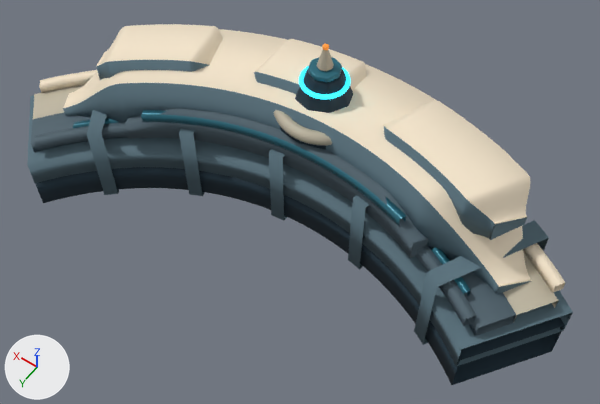
Before and after pictures for a commit that changed the glTF model space-battleship/assets/planets/facilities_v9/auto_explore.glb.
Before and after are seen from a camera (50 mm lens) standing at (-3.28, 4.67, 7.73) and looking at (-0.12, 0.25, 0.79). Arrows for +X, +Y and +Z are at lower left; the lights stay in place. The first picture is the older version. Where no turn or scale is listed for an object, it has been applied to the vertices.

Names of what the first picture shows: 'Crescent radial compression rib.003', 'Curved continuous observation glazing', 'Curved inhabited main pressure body', 'Curved inner observation gallery', 'Inboard dark pressure gallery.001', 'Stepped inhabited roof bay', 'Stepped inhabited roof bay.001', 'Stepped inhabited roof bay.002', 'Upper crescent deep pressure keel.001', 'Upper crescent faceted armor.001', 'Upper crescent recessed pressure gallery.001', 'Upper crescent slate flank.001' and 13 more.
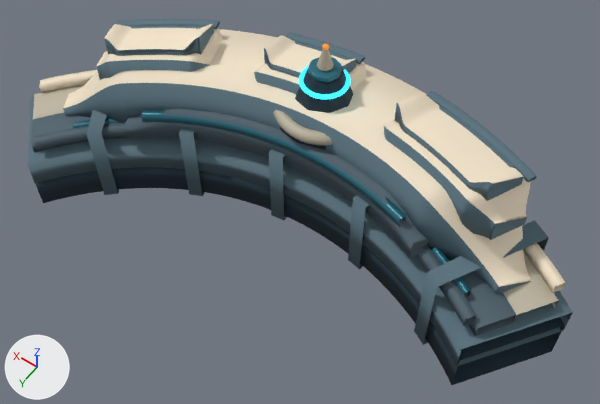
What differs and where, as boxes (x1, y1, x2, y2) in the pictures (600 x 404 px):
'Inset faceted habitation roof plate', added
    after: (394, 92, 524, 201)
    faces in mat_lit_ivory_armor_facets (beige #f3e5cb): (397, 92, 524, 184)
    faces in mat_recessed_slate_armor_flanks (cyan #59737e): (394, 103, 524, 201)
'Inset faceted habitation roof plate.002', added
    after: (104, 24, 214, 56)
    faces in mat_lit_ivory_armor_facets (beige #f3e5cb): (104, 24, 213, 50)
    faces in mat_recessed_slate_armor_flanks (cyan #59737e): (104, 25, 214, 56)
'Inset faceted habitation roof plate.001', added
    after: (264, 35, 356, 78)
    faces in mat_lit_ivory_armor_facets (beige #f3e5cb): (264, 35, 355, 73)
    faces in mat_recessed_slate_armor_flanks (cyan #59737e): (264, 41, 356, 78)
'Habitation roof outboard shadow reveal', added
    after: (426, 91, 537, 182)
'Habitation roof outboard shadow reveal.002', added (cyan)
    after: (117, 19, 220, 29)
'Habitation roof outboard shadow reveal.001', added (cyan)
    after: (286, 32, 365, 64)
'Stepped inhabited roof bay.001', unchanged, covered by the edit
    before: (254, 39, 366, 94)
    after: (254, 62, 366, 94)

The edits, one by one:
Mesh me_inset_faceted_habitation_roof_plate_002 is new.
It has 160 vertices, 316 faces and spans x 1.459..2.627, y -0.54..0.284, z 1.536..1.963.
Faces by material slot: [80, 236].
It uses material mat_lit_ivory_armor_facets (beige #f3e5cb).
It uses material mat_recessed_slate_armor_flanks (cyan #59737e).
Mesh me_inset_faceted_habitation_roof_plate_001 is new.
It has 124 vertices, 244 faces and spans x -0.089..0.798, y -0.85..-0.272, z 1.83..2.16.
Faces by material slot: [62, 182].
It uses material mat_lit_ivory_armor_facets (beige #f3e5cb).
It uses material mat_recessed_slate_armor_flanks (cyan #59737e).
Mesh me_inset_faceted_habitation_roof_plate is new.
It has 184 vertices, 364 faces and spans x -2.155..-0.82, y -0.731..0.053, z 1.969..2.225.
Faces by material slot: [92, 272].
It uses material mat_lit_ivory_armor_facets (beige #f3e5cb).
It uses material mat_recessed_slate_armor_flanks (cyan #59737e).
Mesh me_habitation_roof_outboard_shadow_reveal_002 is new.
It has 108 vertices, 208 faces and spans x 1.601..2.714, y -0.682..-0.11, z 1.516..1.743.
It uses material mat_recessed_slate_armor_flanks (cyan #59737e).
Mesh me_habitation_roof_outboard_shadow_reveal_001 is new.
It has 84 vertices, 160 faces and spans x -0.092..0.824, y -0.94..-0.786, z 1.81..1.94.
It uses material mat_recessed_slate_armor_flanks (cyan #59737e).
Mesh me_habitation_roof_outboard_shadow_reveal is new.
It has 124 vertices, 240 faces and spans x -2.227..-0.899, y -0.86..-0.365, z 1.95..2.01.
It uses material mat_recessed_slate_armor_flanks (cyan #59737e).
Object 'Inset faceted habitation roof plate.002' (ob_inset_faceted_habitation_roof_plate_002) is new; it shows me_inset_faceted_habitation_roof_plate_002.
Its location is (0.0, 0.0, 0.0).
Object 'Inset faceted habitation roof plate.001' (ob_inset_faceted_habitation_roof_plate_001) is new; it shows me_inset_faceted_habitation_roof_plate_001.
Its location is (0.0, 0.0, 0.0).
Object 'Inset faceted habitation roof plate' (ob_inset_faceted_habitation_roof_plate) is new; it shows me_inset_faceted_habitation_roof_plate.
Its location is (0.0, 0.0, 0.0).
Object 'Habitation roof outboard shadow reveal.002' (ob_habitation_roof_outboard_shadow_reveal_002) is new; it shows me_habitation_roof_outboard_shadow_reveal_002.
Its location is (0.0, 0.0, 0.0).
Object 'Habitation roof outboard shadow reveal.001' (ob_habitation_roof_outboard_shadow_reveal_001) is new; it shows me_habitation_roof_outboard_shadow_reveal_001.
Its location is (0.0, 0.0, 0.0).
Object 'Habitation roof outboard shadow reveal' (ob_habitation_roof_outboard_shadow_reveal) is new; it shows me_habitation_roof_outboard_shadow_reveal.
Its location is (0.0, 0.0, 0.0).
